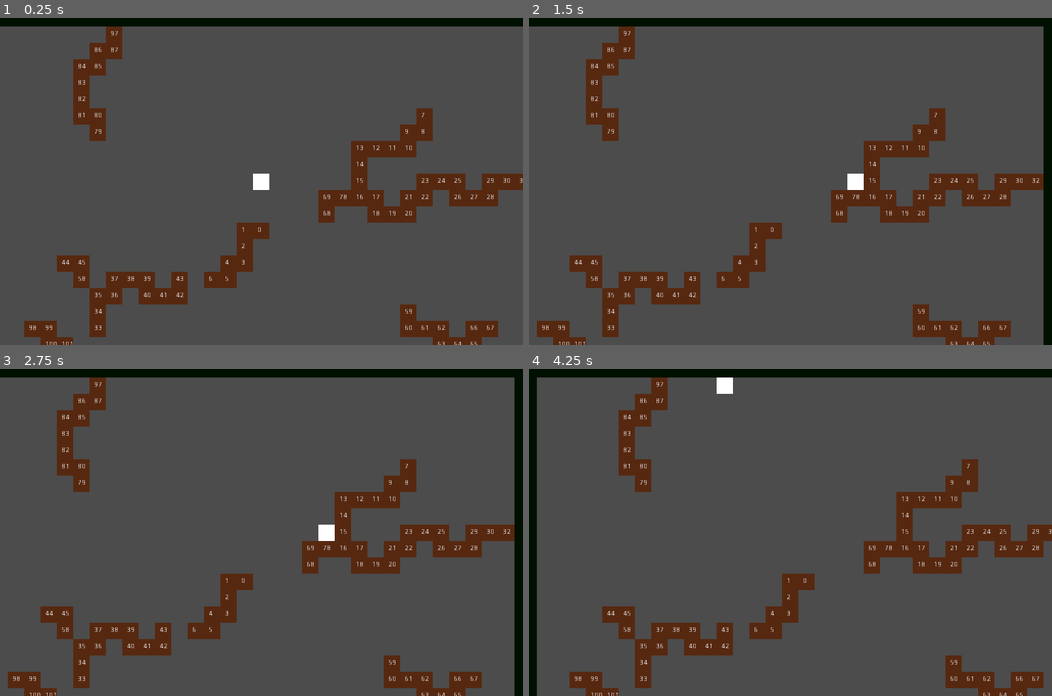
Above: before the commit, frames 1-4 (two rows, left to right).
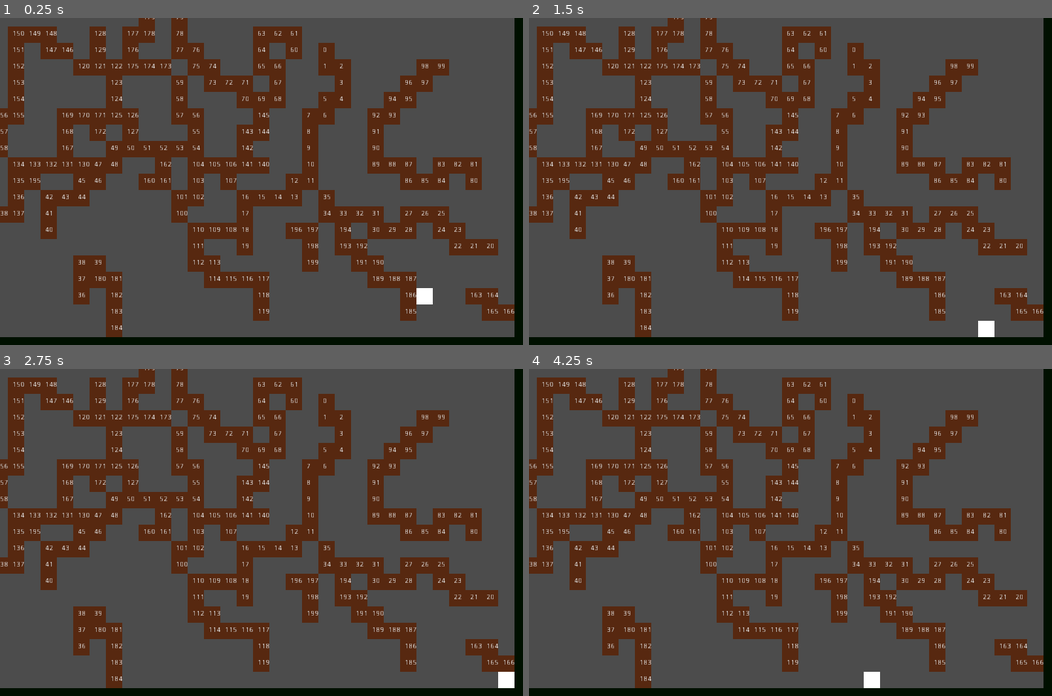
Above: after the commit, the same moments.

Repository: LucasCarrias/Topdown-Pathfinder
Game: Godot game, scene res://Scenes/Game.tscn
The game is run twice, just before and just after one commit, with the same random seed, the same clock (stepped at 60 frames per second) and the same inputs.
Inputs:
- Up to frame 1 (0.25 s): no input
- Up to frame 2 (1.5 s): tap Enter at 0.5 s; hold Right (ui_right) 0.53-1.28 s; tap Space at 1.25 s; hold Down (ui_down) from 1.28 s (still down)
- Up to frame 3 (2.75 s): tap Enter at 2 s; release Down (ui_down) at 2.03 s; hold Right (ui_right) from 2.03 s (still down)
- Up to frame 4 (4.25 s): tap Space at 2.75 s; release Right (ui_right) at 2.78 s; hold Up (ui_up) 2.78-3.53 s; hold Left (ui_left) from 3.53 s (still down)

The runs differ from the first frame. In frame 1, 41% of the frame differs, in the area x 0-100%, y 0-100%; in frame 2, 40%; in frame 3, 40%; in frame 4, 42%.

Commit message:
Update check steps on Wall

Diff:
--- a/Scenes/Wall.gd
+++ b/Scenes/Wall.gd
@@ -33,8 +33,7 @@
 			step = Vector2(0, step.y)
 			possible_movements.append(step)
 
-	if possible_movements == []:
-		possible_movements = [Vector2(0,0)]
+
 	#print(str(get_position_in_parent())+" "+str(possible_movements))
 	return possible_movements
 
--- a/Scripts/MapGenerator.gd
+++ b/Scripts/MapGenerator.gd
@@ -11,8 +11,8 @@
 
 func _ready():
 	rng.randomize()
-	while get_child_count() < 100:
-		walls_generator(rng.randi_range(5,30))
+	while get_child_count() < 200:
+		walls_generator(20)
 	create_borders()
 
 
@@ -39,6 +39,9 @@
 	var steps = object.check_steps(last_pos)
 	while not done and loops < 50:
 		loops += 1
+		if steps == []:
+			loops = 50
+			break
 		current_pos = last_pos
 		current_pos += steps[rng.randi_range(0, len(steps)-1)]
 		done = is_single_pos(object) and is_pos_on_window(object.global_position)
